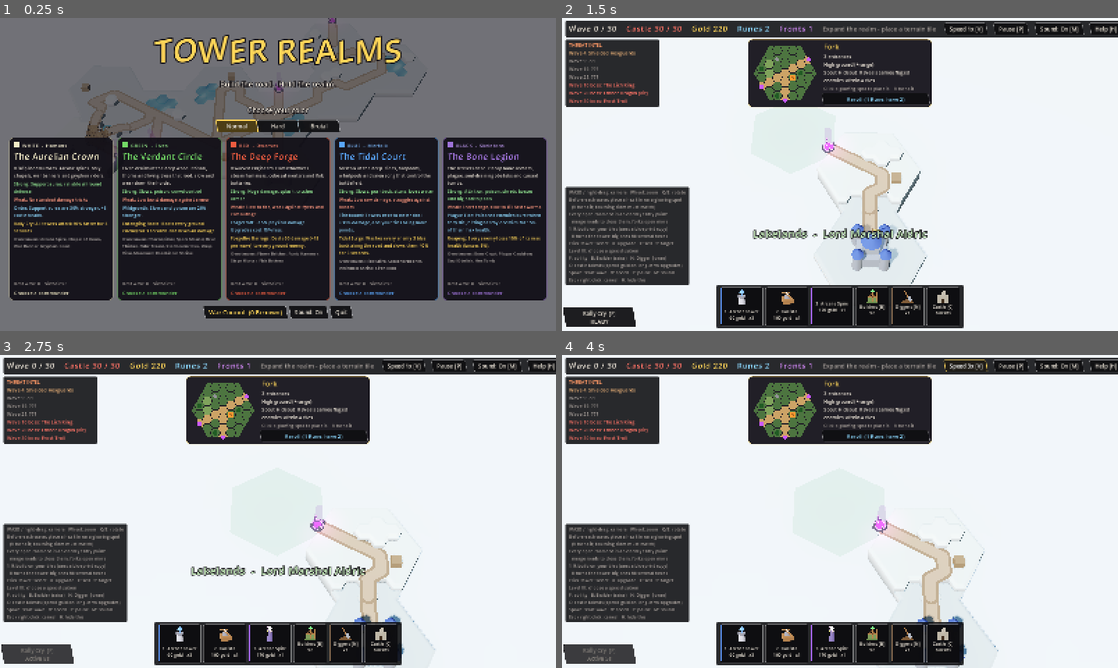
Above: before the commit, frames 1-4 (two rows, left to right).
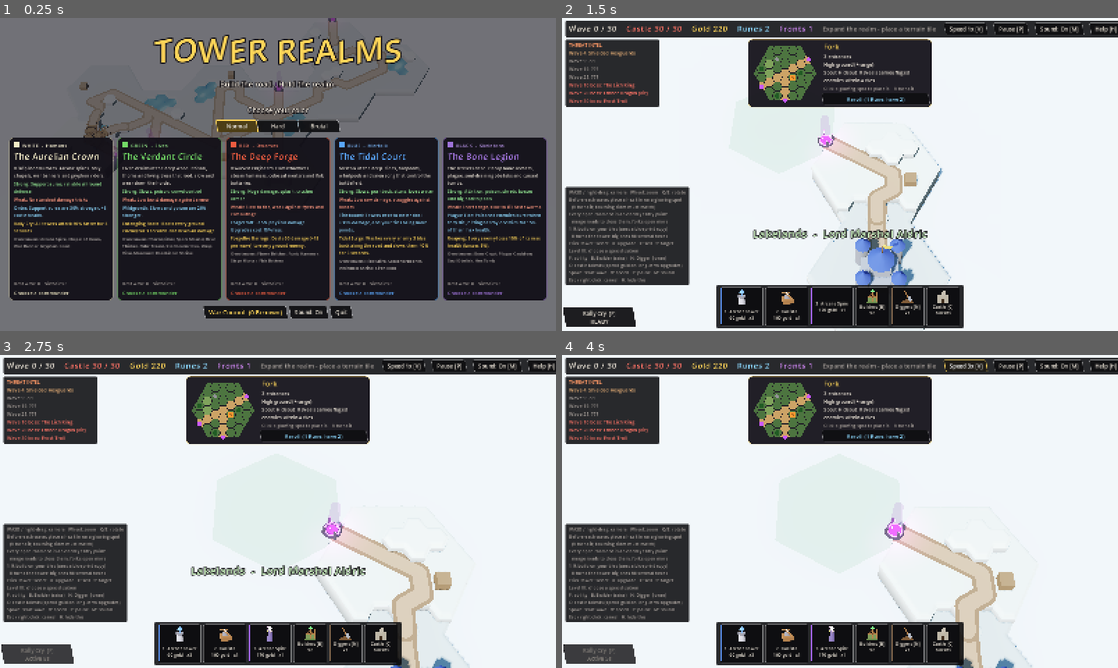
Above: after the commit, the same moments.

Repository: munkeemann/Tower_Defense
Game: Godot game, scene res://scenes/main.tscn
The game is run twice, just before and just after one commit, with the same random seed, the same clock (stepped at 60 frames per second) and the same inputs.
Inputs (mouse positions are in pixels of both pictures, inside the frame that each line leads up to):
- Up to frame 1 (0.25 s): no input
- Up to frame 2 (1.5 s): click (623, 218) at 0.52 s; click (701, 187) at 1.27 s
- Up to frame 3 (2.75 s): click "Rally Cry [F] READY" at 2 s
- Up to frame 4 (4 s): click "Speed 1x [V]" at 2.75 s; click "Speed 2x [V]" at 3.5 s

The runs differ from the first frame. In frame 1, 0.7% of the frame differs, in the area x 14-78%, y 0-50%; in frame 2, 3.5%, in the area x 45-70%, y 35-100%; in frame 3, 3.3%; in frame 4, 3.3%.

Commit message:
Bigger hexes on screen
CameraRig.CELL_ZOOM (1.35): the run's opening view and the closest zoom sit that much
nearer, so each hex reads ~35% bigger, closer to Tower Dominion's framing. Same cells
per tile and same world scale (a uniform scale-up looks identical to this); the
farthest zoom still shows the whole map.

Co-Authored-By: Claude Opus 5.5 <noreply@anthropic.com>

Diff:
--- a/scripts/camera_rig.gd
+++ b/scripts/camera_rig.gd
@@ -10,13 +10,16 @@
 ## keep their old meaning: the camera just stands farther back so the framing matches the old 50 degree lens.
 const FOV := 32.0
 var _fov_comp := tan(deg_to_rad(25.0)) / tan(deg_to_rad(FOV * 0.5))
-var distance := 34.0
-var min_dist := 12.0
+## Hexes read bigger on screen, closer to Tower Dominion's framing: the run's opening view and the closest zoom
+## both sit this much nearer than they used to (the farthest zoom still shows the whole map).
+const CELL_ZOOM := 1.35
+var distance := 34.0 / CELL_ZOOM
+var min_dist := 12.0 / CELL_ZOOM
 var max_dist := 150.0
 var bounds := 75.0
 var auto_orbit := false
 
-var _target_dist := 34.0
+var _target_dist := 34.0 / CELL_ZOOM
 var _target_yaw := 0.0
 var _dragging := false
 var _glide: Variant = null
--- a/scripts/game.gd
+++ b/scripts/game.gd
@@ -909,7 +909,7 @@
 	thumbs.queue_faction(fid)
 	cam.auto_orbit = false
 	cam.focus(Vector3(0, 0, -8))
-	cam._target_dist = 44.0
+	cam._target_dist = 44.0 / CameraRig.CELL_ZOOM
 	cam._target_yaw = 0.0
 	hud.set_game_ui_visible(true)
 	hud.help_panel.visible = int(stats.get("runs", 0)) < 2 and OS.get_cmdline_user_args().is_empty()
